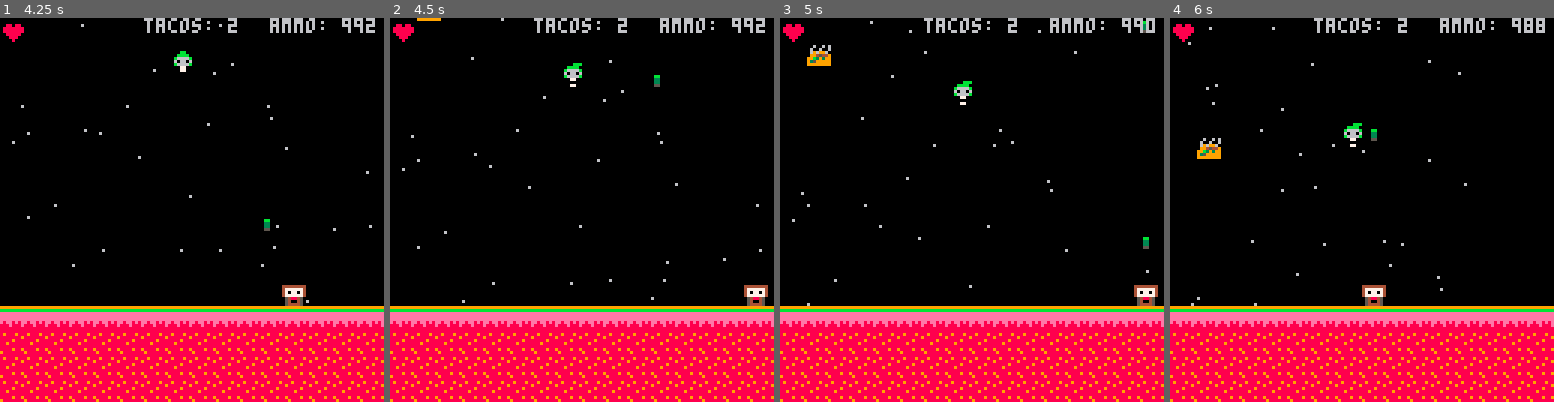
Above: before the commit, frames 1-4 (left to right).
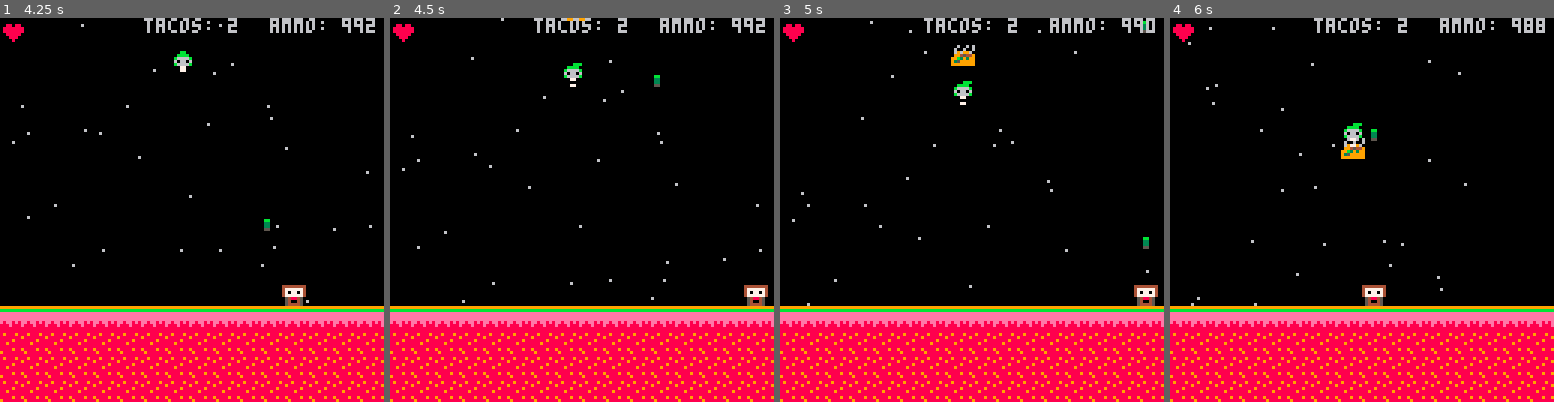
Above: after the commit, the same moments.

Repository: simgish/pico-8
Game: PICO-8 cartridge tacos.p8
Same seed, same stepped clock (60 frames per second), same inputs: the game is played once before the commit and once after it.
Inputs:
- Up to frame 1 (4.25 s): tap X (X key) at 0.33, 1.07, 1.85, 2.97, 4.08 s; tap O (Z key) at 0.7, 1.7, 2.1, 2.5, 2.9, 3.3, 3.7, 4.1 s; hold Right 1.6-2.1 s; hold Up 2.15-2.42 s; hold Right 2.47-3.03 s; hold Left 3.08-3.58 s; hold Right from 4.02 s (still down)
- Up to frame 2 (4.5 s): keep holding Right
- Up to frame 3 (5 s): tap O (Z key) at 4.5, 4.9 s; release Right at 4.68 s; hold Up from 4.73 s (still down)
- Up to frame 4 (6 s): release Up at 5.03 s; hold Left 5.08-5.68 s; tap X (X key) at 5.2 s; tap O (Z key) at 5.3, 5.7 s

Frame 1 is identical in both runs. In frame 2, less than 0.1% of the frame differs, in the area x 7-51%, y 0-1%; in frame 3, 0.5%, in the area x 7-51%, y 7-13%; in frame 4, 0.5%.

Commit message:
fix gameover update

Diff:
--- a/tacos.p8
+++ b/tacos.p8
@@ -310,7 +310,7 @@
 -- actors --
 function spawn_taco()
 	local taco = {
-		x=rnd(104)+8,
+		x=rnd(120),
 		y= -rnd(32)-16,
 		dy=rnd(1)+0.5,
 		sp=7,
